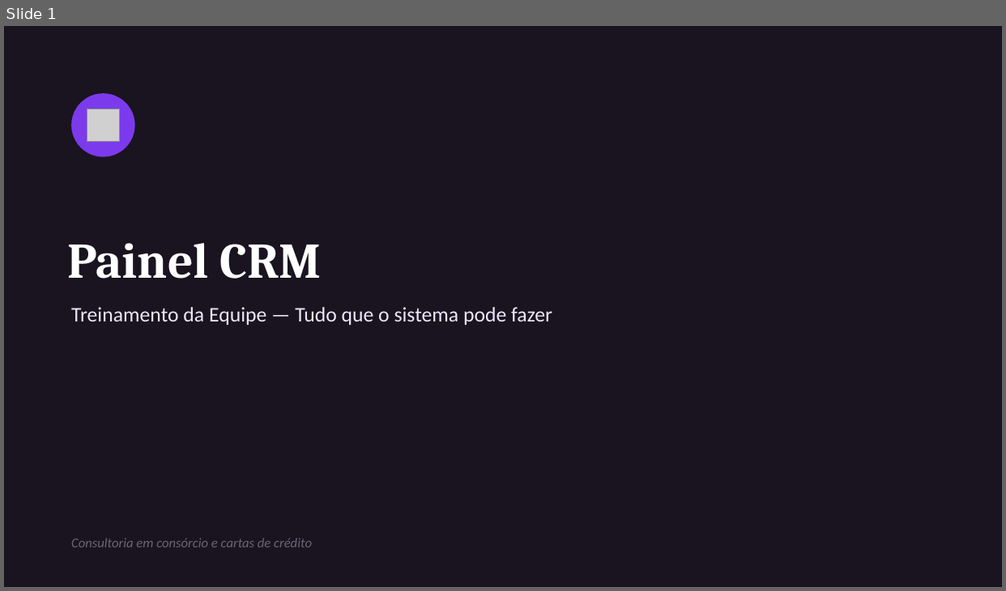
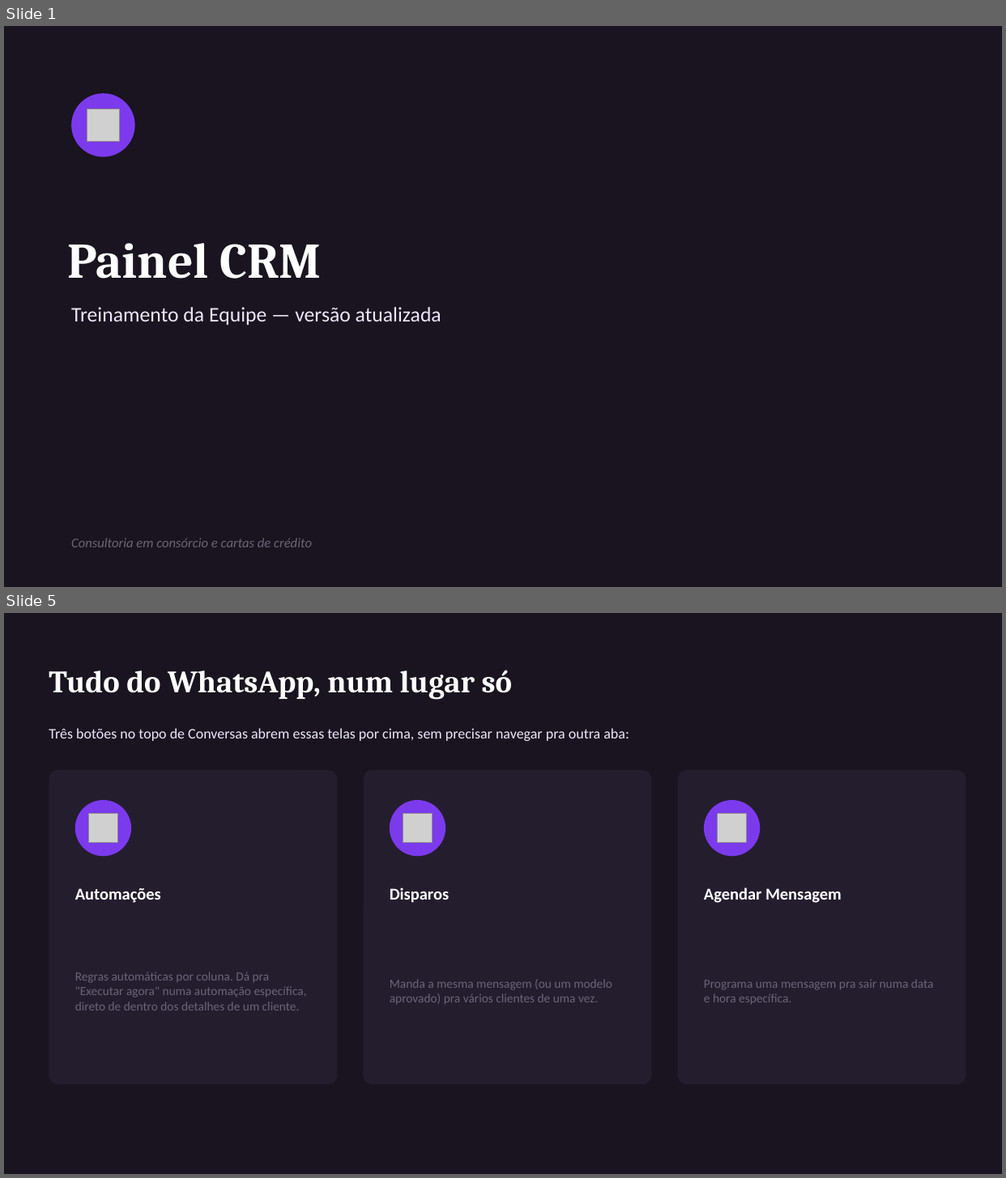
Before and after one commit to Alef-Denobile/crm-consorcio, a slide deck: docs/apresentacao-painel-crm.pptx. Shown one above the other, each under a label of ours: slide 1 before the commit, slides 1 and 5 after it; the slides between them are not shown. The pictures are 1006x591 and 1006x1178 pixels, drawn with LibreOffice and Linux fonts; fonts in the diff are those of the drawing; grey boxes stand for pictures. Boxes give left, top, right and bottom in pixels: in the first picture for what was removed or moved away, otherwise in the second. Text is boxed around its words. In the diff, an @@ line names an element or a change of style, - is before the commit and + after.

Commit message:
regenerar guia rapido e apresentacao de treinamento com o estado atual do sistema

```diff
--- a/docs/apresentacao-painel-crm.pptx
+++ b/docs/apresentacao-painel-crm.pptx
@@ slide 5 added at <box>4,613,1002,1174</box>, background #19141F @@
@@ text added at <box>49,670,512,700</box>, 30 pt, text #FFFFFF, bold @@
+Tudo do WhatsApp, num lugar só
@@ text added at <box>49,728,629,741</box>, 14 pt, text #EDE6FB @@
+Três botões no topo de Conversas abrem essas telas por cima, sem precisar navegar pra outra aba:
@@ rounded rectangle added at <box>49,770,337,1084</box>, fill #241D2E @@
@@ rounded rectangle added at <box>364,770,651,1084</box>, fill #241D2E @@
@@ rounded rectangle added at <box>678,770,966,1084</box>, fill #241D2E @@
@@ ellipse added at <box>75,800,131,856</box>, fill #7C3AED @@
@@ ellipse added at <box>390,800,445,856</box>, fill #7C3AED @@
@@ ellipse added at <box>704,800,760,856</box>, fill #7C3AED @@
@@ picture added at <box>88,814,117,843</box> @@
@@ picture added at <box>403,814,432,843</box> @@
@@ picture added at <box>718,814,747,843</box> @@
@@ text added at <box>75,888,161,903</box>, 16 pt, text #FFFFFF, bold @@
+Automações
@@ text added at <box>390,888,449,903</box>, 16 pt, text #FFFFFF, bold @@
+Disparos
@@ text added at <box>704,888,842,903</box>, 16 pt, text #FFFFFF, bold @@
+Agendar Mensagem
@@ text added at <box>75,972,307,1011</box>, 12 pt, text #6B6478 @@
+Regras automáticas por coluna. Dá pra "Executar agora" numa automação específica, direto de dentro dos detalhes de um cliente.
@@ text added at <box>390,979,612,1004</box>, 12 pt, text #6B6478 @@
+Manda a mesma mensagem (ou um modelo aprovado) pra vários clientes de uma vez.
@@ text added at <box>704,980,934,1004</box>, 12 pt, text #6B6478 @@
+Programa uma mensagem pra sair numa data e hora específica.
@@ slide 1 changed as well @@
@@ text at <box>71,307,441,325</box>: text changed @@
-Treinamento da Equipe — Tudo que o sistema pode fazer
+Treinamento da Equipe — versão atualizada
```
Also in this commit, not shown: 1 other slide changed, 9 other slides added, 11 slides removed, 9 other files.
